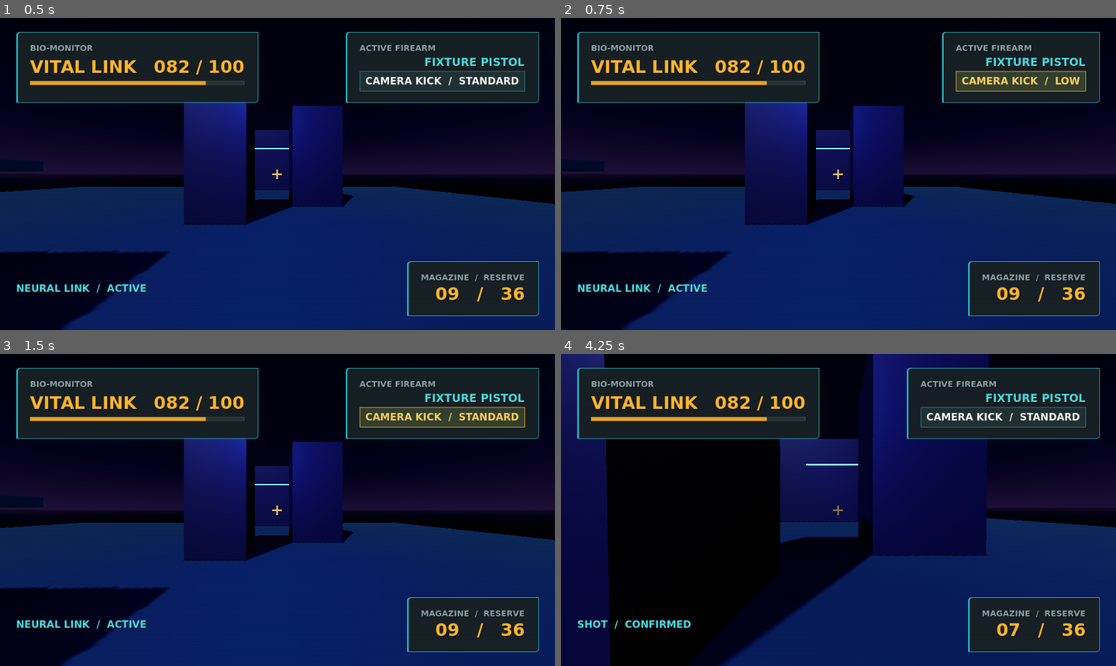
Above: before the commit, frames 1-4 (two rows, left to right).
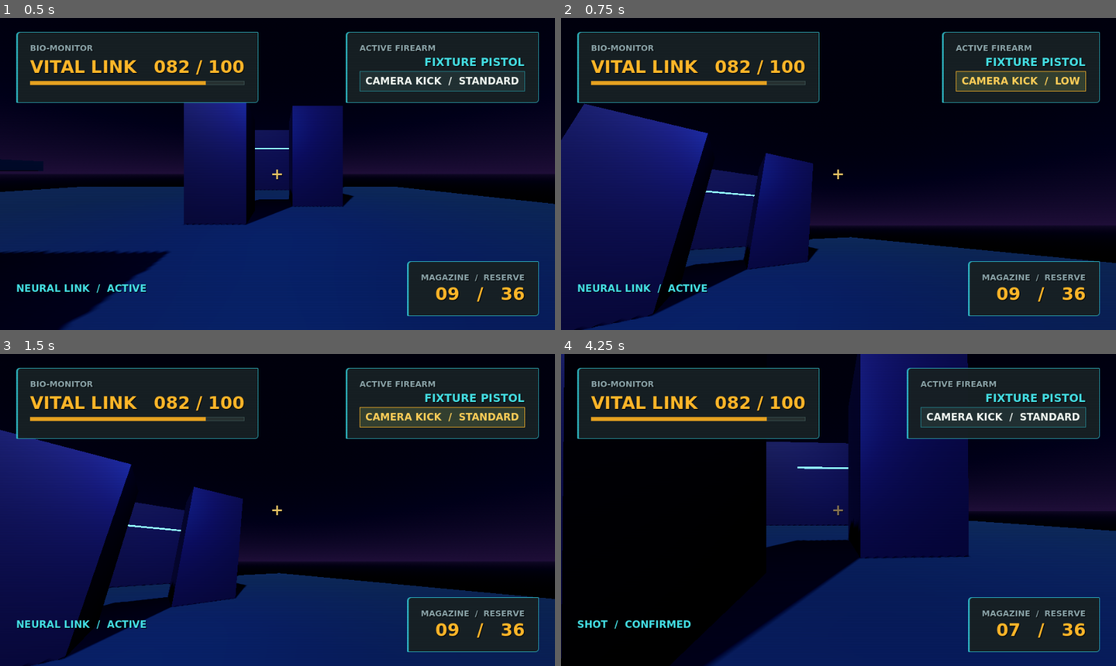
Above: after the commit, the same moments.

Repository: RukithNayak/cyberpunk-3d-game
Game: Godot game, scene res://tests/scenes/combat_feedback.tscn
Same seed, same stepped clock (60 frames per second), same inputs: the game is played once before the commit and once after it.
Inputs (mouse positions are in pixels of both pictures, inside the frame that each line leads up to):
- Up to frame 1 (0.5 s): no input
- Up to frame 2 (0.75 s): click "CAMERA KICK / STANDARD" at 0.5 s
- Up to frame 3 (1.5 s): click "CAMERA KICK / LOW" at 1.25 s
- Up to frame 4 (4.25 s): tap Enter (fire) at 2, 2.85 s; move the mouse to (866, 510) at 2.02 s; hold W (move_forward) from 2.03 s (still down); tap Ctrl (crouch) at 2.1 s; click (866, 510) at 2.17 s; tap Space (jump) at 2.27, 3.02 s; move the mouse to (810, 510) at 2.77 s; click (810, 510) at 2.92 s; move the mouse to (849, 503) at 3.52 s; tap E (interact) at 3.6 s; click (849, 503) at 3.67 s

Frame 1 is identical in both runs. In frame 2, 32% of the frame differs, in the area x 0-100%, y 27-100%; in frame 3, 32%; in frame 4, 13%.

Commit message:
Route mouse look ahead of dialogue UI

Diff:
--- a/game/features/player/player_controller.gd
+++ b/game/features/player/player_controller.gd
@@ -91,6 +91,15 @@
 	move_and_slide()
 
 
+func _input(event: InputEvent) -> void:
+	if not can_act or not is_mouse_captured or not event is InputEventMouseMotion:
+		return
+	var motion: InputEventMouseMotion = event as InputEventMouseMotion
+	var invert_sign: float = 1.0 if invert_look else -1.0
+	rotate_y(-motion.relative.x * mouse_sensitivity)
+	_head.rotation.x = clampf(_head.rotation.x + motion.relative.y * mouse_sensitivity * invert_sign, deg_to_rad(-85.0), deg_to_rad(85.0))
+
+
 func _unhandled_input(event: InputEvent) -> void:
 	if not can_act or not _focused or not _control_locks.is_empty():
 		return
@@ -99,13 +108,6 @@
 		if not is_mouse_captured and mouse_button.pressed and mouse_button.button_index == MOUSE_BUTTON_LEFT:
 			set_mouse_capture_enabled(true)
 			get_viewport().set_input_as_handled()
-		return
-	if not is_mouse_captured or not event is InputEventMouseMotion:
-		return
-	var motion: InputEventMouseMotion = event as InputEventMouseMotion
-	var invert_sign: float = 1.0 if invert_look else -1.0
-	rotate_y(-motion.relative.x * mouse_sensitivity)
-	_head.rotation.x = clampf(_head.rotation.x + motion.relative.y * mouse_sensitivity * invert_sign, deg_to_rad(-85.0), deg_to_rad(85.0))
 
 
 func add_control_lock(lock_id: StringName) -> void:
--- a/game/tests/player/test_controller.gd
+++ b/game/tests/player/test_controller.gd
@@ -144,8 +144,25 @@
 	look_motion.relative = Vector2(24.0, 12.0)
 	var yaw_before_look: float = player.rotation.y
 	var pitch_before_look: float = head.rotation.x
-	player.call("_unhandled_input", look_motion)
+	player.call("_input", look_motion)
 	check.call(not is_equal_approx(player.rotation.y, yaw_before_look) and not is_equal_approx(head.rotation.x, pitch_before_look), "mouse motion after recapture rotates player and camera")
+	var overlay_layer: CanvasLayer = CanvasLayer.new()
+	root.add_child(overlay_layer)
+	var dialogue_overlay: Control = Control.new()
+	dialogue_overlay.set_anchors_and_offsets_preset(Control.PRESET_FULL_RECT)
+	dialogue_overlay.mouse_filter = Control.MOUSE_FILTER_STOP
+	overlay_layer.add_child(dialogue_overlay)
+	await _scene_tree().process_frame
+	var routed_motion: InputEventMouseMotion = InputEventMouseMotion.new()
+	routed_motion.position = _scene_tree().root.get_visible_rect().size * 0.5
+	routed_motion.global_position = routed_motion.position
+	routed_motion.relative = Vector2(24.0, 12.0)
+	yaw_before_look = player.rotation.y
+	pitch_before_look = head.rotation.x
+	_scene_tree().root.push_input(routed_motion)
+	check.call(not is_equal_approx(player.rotation.y, yaw_before_look) and not is_equal_approx(head.rotation.x, pitch_before_look), "mouse look receives motion while full-screen dialogue UI is visible")
+	overlay_layer.queue_free()
+	await _scene_tree().process_frame
 	player.call("simulate_focus_lost")
 	check.call(not player.call("resume_mouse_capture"), "resume is rejected while unfocused")
 
Not shown, changed: docs/reports/PLAYER-05.md
Not shown, changed: docs/tasks/player-health-combat.md
